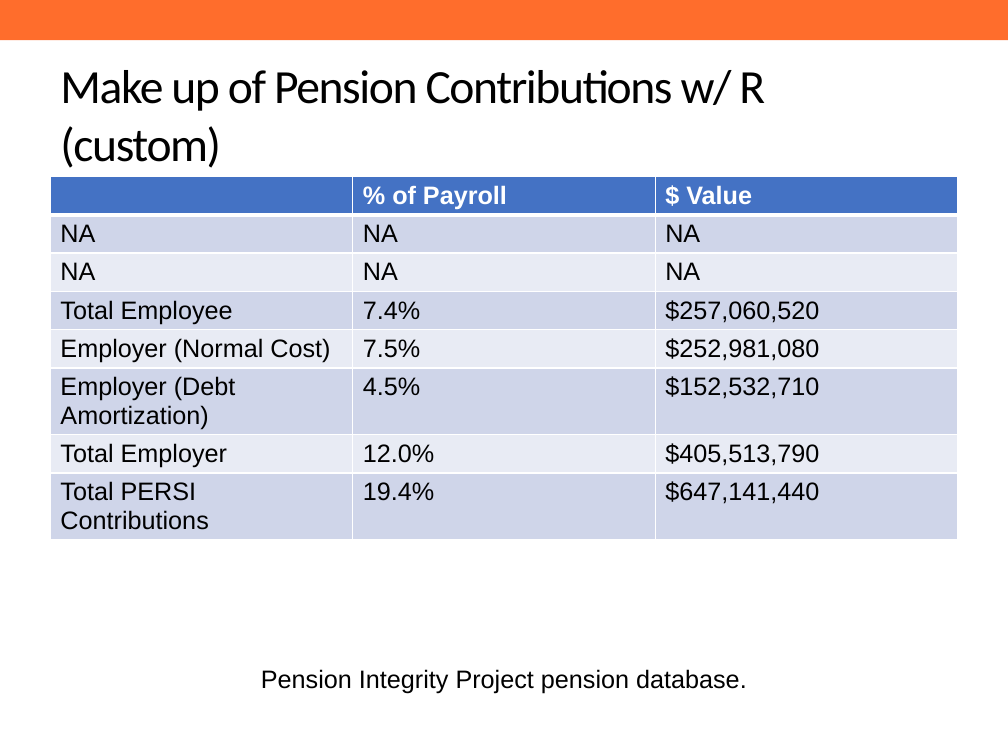
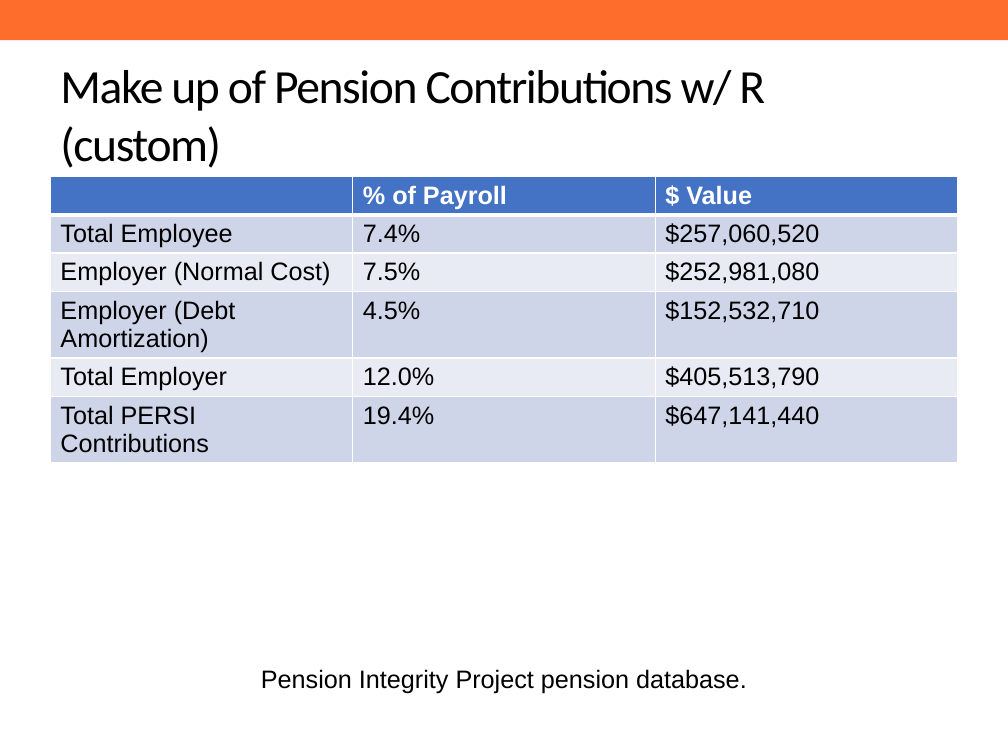
Before and after one commit to ReasonFoundation/GraphicsR, a slide deck: slide 5 of DeckUpdate/SamplePPT.pptx. Drawn at 1008x756 pixels with LibreOffice and Linux fonts; fonts in the diff are those of the drawing; background and template pictures are left out. Boxes give left, top, right and bottom in pixels: in the first picture for what was removed or moved away, otherwise in the second. Text is boxed around its words. In the diff, an @@ line names an element or a change of style, - is before the commit and + after.

```diff
--- a/DeckUpdate/SamplePPT.pptx
+++ b/DeckUpdate/SamplePPT.pptx
@@ table at (x1=50, y1=176, x2=958, y2=658) @@
-row 2: NA | NA | NA
-row 3: NA | NA | NA
```
Also in this commit, not shown: 1 other slide changed, 3 other files.
